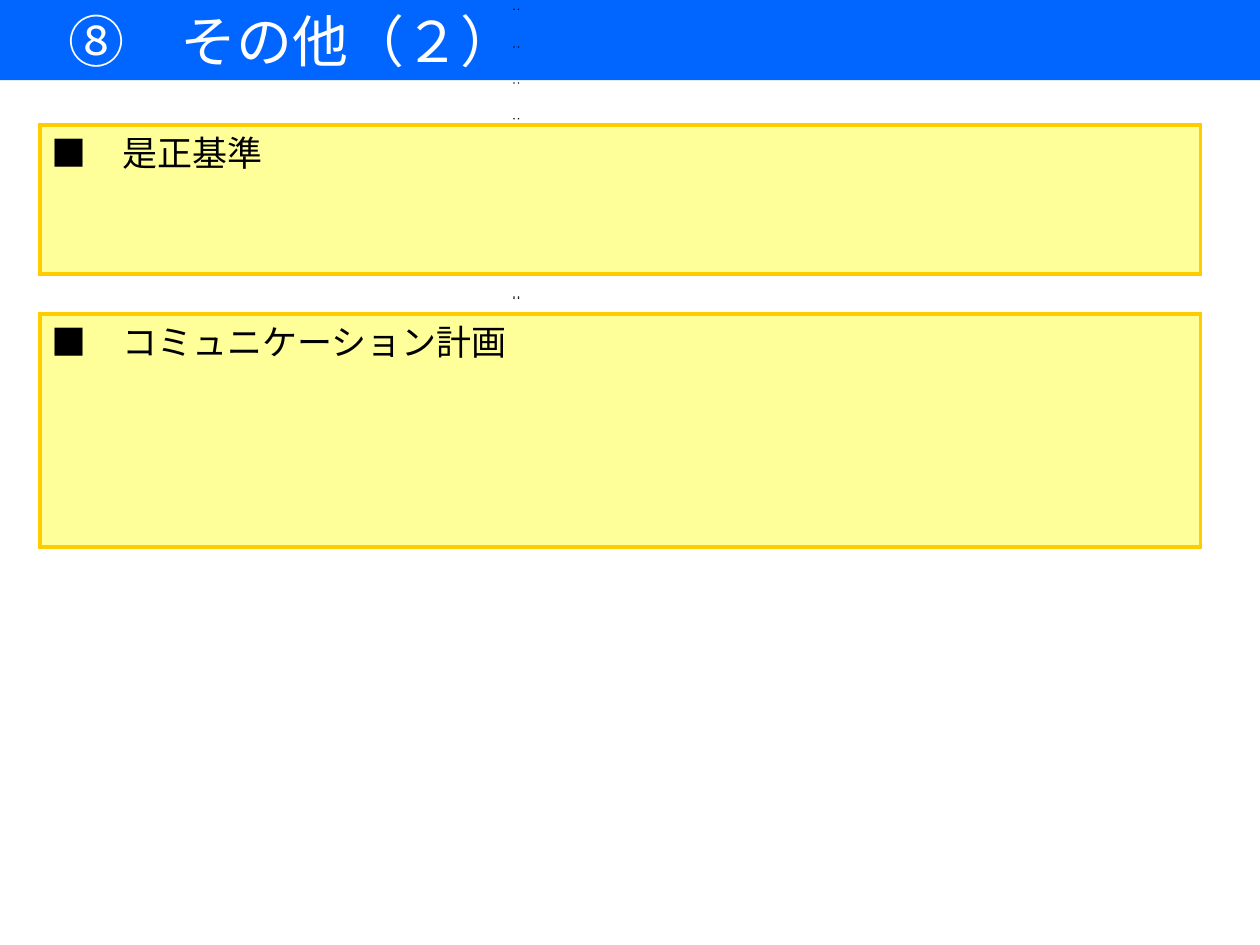
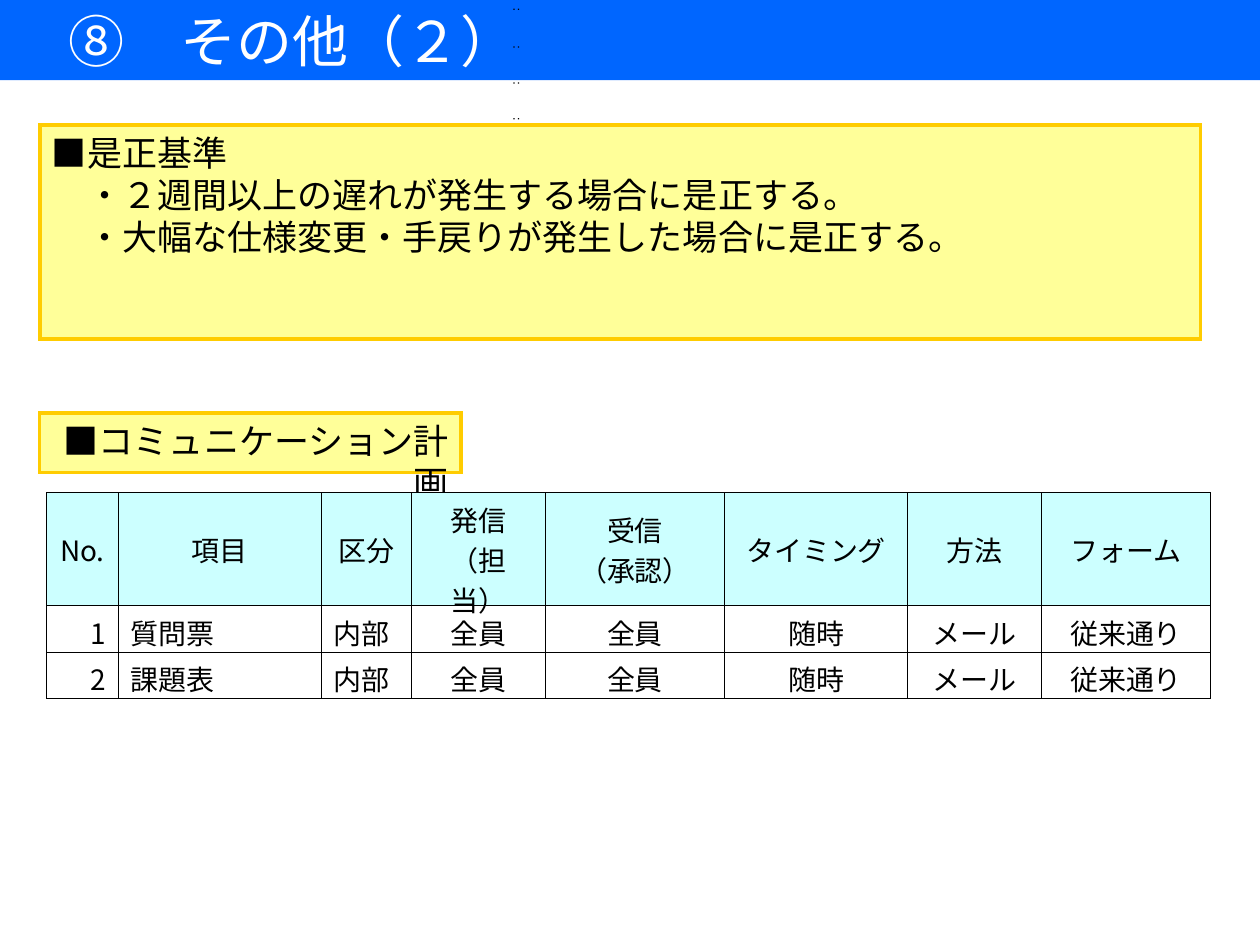
Before and after one commit to 7057547/RemoteMonitoringSystem, a slide deck: slide 17 of DOC/05作成資料/00開発計画書/【遠隔監視システム開発】開発計画書.ppt (slide 18 before the commit). Drawn at 1260x945 pixels with LibreOffice and Linux fonts; fonts in the diff are those of the drawing. Boxes give left, top, right and bottom in pixels: in the first picture for what was removed or moved away, otherwise in the second. Text is boxed around its words. In the diff, an @@ line names an element or a change of style, - is before the commit and + after.

```diff
--- a/DOC/05作成資料/00開発計画書/【遠隔監視システム開発】開発計画書.ppt
+++ b/DOC/05作成資料/00開発計画書/【遠隔監視システム開発】開発計画書.ppt
@@ rounded rectangle removed at (39, 125, 1200, 273) @@
-■ 是正基準
@@ rounded rectangle added at (39, 125, 1200, 338), fill #FFFF99, outline #FFCC00 2.24 pt, 20 pt, text #000000 @@
+■是正基準
+・２週間以上の遅れが発生する場合に是正する。
+・大幅な仕様変更・手戻りが発生した場合に是正する。
@@ line removed from (514, 299) to (514, 299) @@
@@ line removed from (514, 297) to (514, 297) @@
@@ line removed from (518, 299) to (518, 299) @@
@@ line removed from (518, 297) to (518, 297) @@
@@ rounded rectangle "■コミュニケーション計画": place and size @@
-rounded rectangle "■コミュニケーション計画" at (39, 314, 1200, 547)
+rounded rectangle "■コミュニケーション計画" at (39, 413, 461, 472)
@@ text in rounded rectangle at (64, 424, 449, 457): text changed @@
-■ コミュニケーション計画
+■コミュニケーション計画
@@ table added at (47, 493, 1211, 697), 3 rows, 8 columns @@
+No. | 項目 | 区分 | 発信 / （担当） | 受信 / （承認） | タイミング | 方法 | フォーム
+1 | 質問票 | 内部 | 全員 | 全員 | 随時 | メール | 従来通り
+2 | 課題表 | 内部 | 全員 | 全員 | 随時 | メール | 従来通り
```
Also in this commit, not shown: 7 other slides changed, 1 slide removed.
